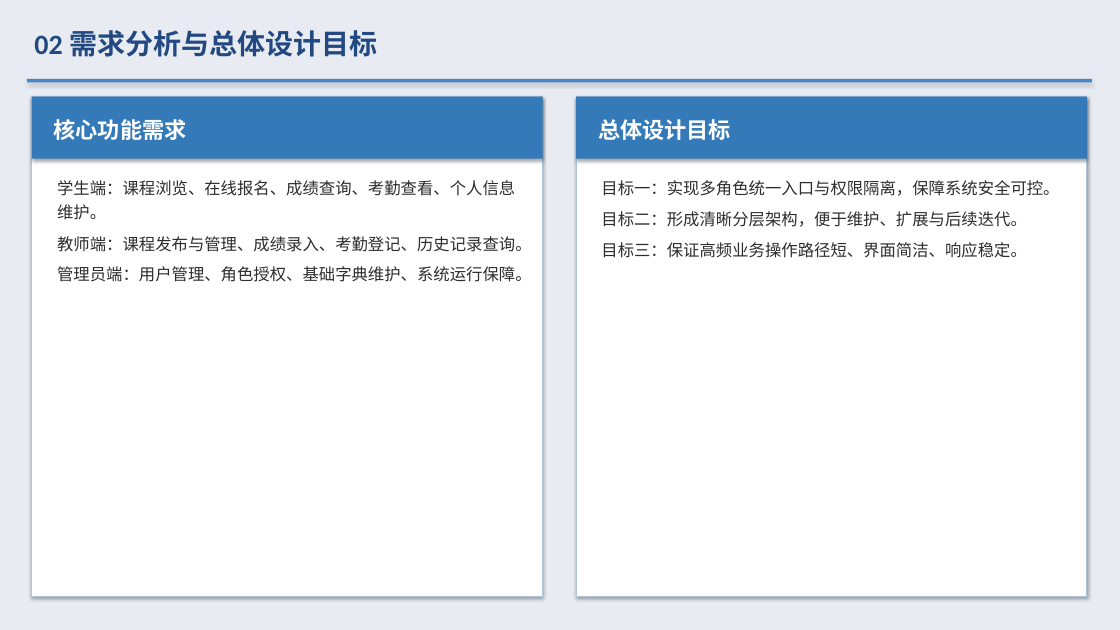
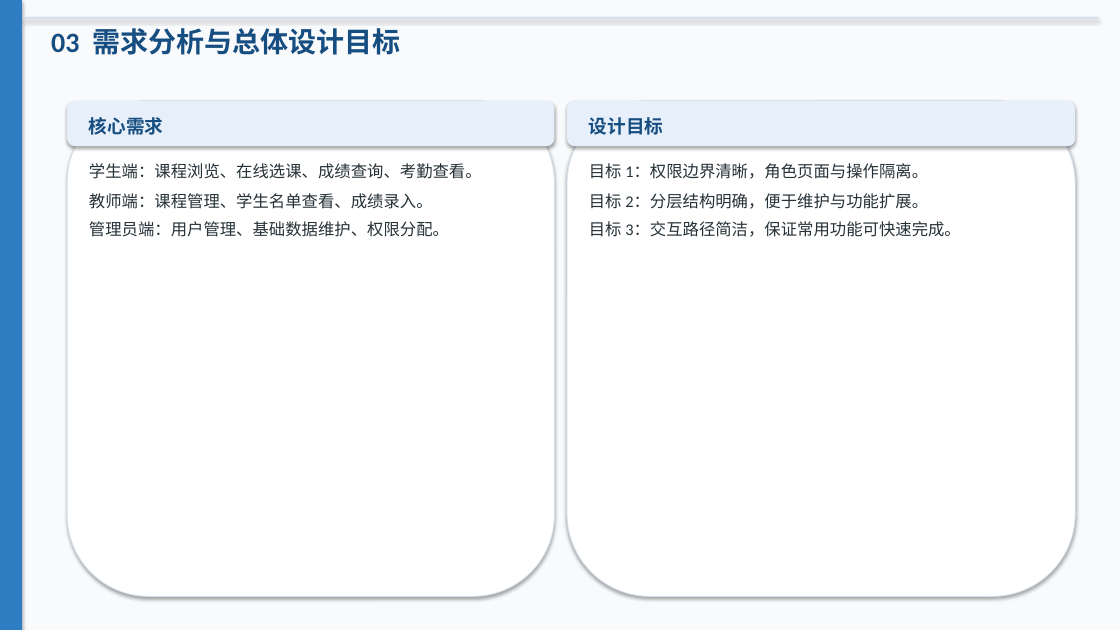
Before and after one commit to cxkqq/Student_Exam, a slide deck: slide 4 of defense_ppt.pptx. Drawn at 1120x630 pixels with LibreOffice and Linux fonts; fonts in the diff are those of the drawing. Boxes give left, top, right and bottom in pixels: in the first picture for what was removed or moved away, otherwise in the second. Text is boxed around its words. In the diff, an @@ line names an element or a change of style, - is before the commit and + after.

```diff
--- a/defense_ppt.pptx
+++ b/defense_ppt.pptx
@@ rectangle at <box>0,0,1120,630</box>: fill #E8ECF2 to #F8FAFC @@
@@ rectangle added at <box>0,0,22,630</box>, fill #2E7DC2 @@
@@ rectangle: place and size @@
-rectangle at <box>27,79,1092,82</box>
+rectangle at <box>24,17,1099,19</box>
@@ rectangle at <box>24,17,1099,19</box>: fill #4887C4 to #D6E0EC @@
@@ text at <box>51,28,400,55</box>: text changed; text colour #224981 to #174E81 @@
-02 需求分析与总体设计目标
+03 需求分析与总体设计目标
@@ rectangle removed at <box>32,97,543,597</box> @@
@@ rounded rectangle: place and size @@
-rounded rectangle at <box>32,97,543,159</box>
+rounded rectangle at <box>67,101,555,146</box>
@@ rounded rectangle at <box>67,101,555,146</box>: rectangle to rounded rectangle; fill #347AB8 to #E7F0FA @@
@@ rounded rectangle added at <box>67,101,555,597</box>, fill #FFFFFF, outline #D6E0EC 0.75 pt @@
@@ text at <box>89,117,163,135</box>: text changed; size 19 to 16 pt; text colour #FFFFFF to #174E81 @@
-核心功能需求
+核心需求
@@ rounded rectangle added at <box>567,101,1075,597</box>, fill #FFFFFF, outline #D6E0EC 0.75 pt @@
@@ rounded rectangle added at <box>567,101,1075,146</box>, fill #E7F0FA @@
@@ rectangle removed at <box>576,97,1087,597</box> @@
@@ rectangle removed at <box>576,97,1087,159</box> @@
@@ text at <box>589,117,663,135</box>: text changed; size 19 to 16 pt; text colour #FFFFFF to #174E81 @@
-总体设计目标
+设计目标
@@ text at <box>89,163,482,237</box>: text changed; text colour #2D2D2D to #263238 @@
-学生端：课程浏览、在线报名、成绩查询、考勤查看、个人信息维护。
-教师端：课程发布与管理、成绩录入、考勤登记、历史记录查询。
-管理员端：用户管理、角色授权、基础字典维护、系统运行保障。
+学生端：课程浏览、在线选课、成绩查询、考勤查看。
+教师端：课程管理、学生名单查看、成绩录入。
+管理员端：用户管理、基础数据维护、权限分配。
@@ text at <box>589,163,961,237</box>: text changed; text colour #2D2D2D to #263238 @@
-目标一：实现多角色统一入口与权限隔离，保障系统安全可控。
-目标二：形成清晰分层架构，便于维护、扩展与后续迭代。
-目标三：保证高频业务操作路径短、界面简洁、响应稳定。
+目标 1：权限边界清晰，角色页面与操作隔离。
+目标 2：分层结构明确，便于维护与功能扩展。
+目标 3：交互路径简洁，保证常用功能可快速完成。
```
Also in this commit, not shown: 5 other slides changed, 12 slides added, 9 slides removed.
